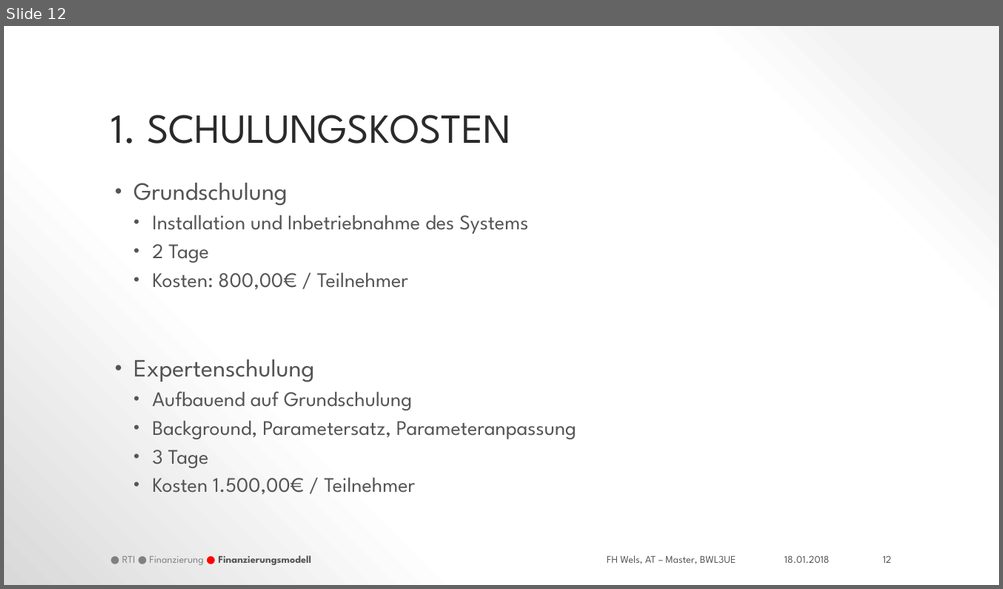
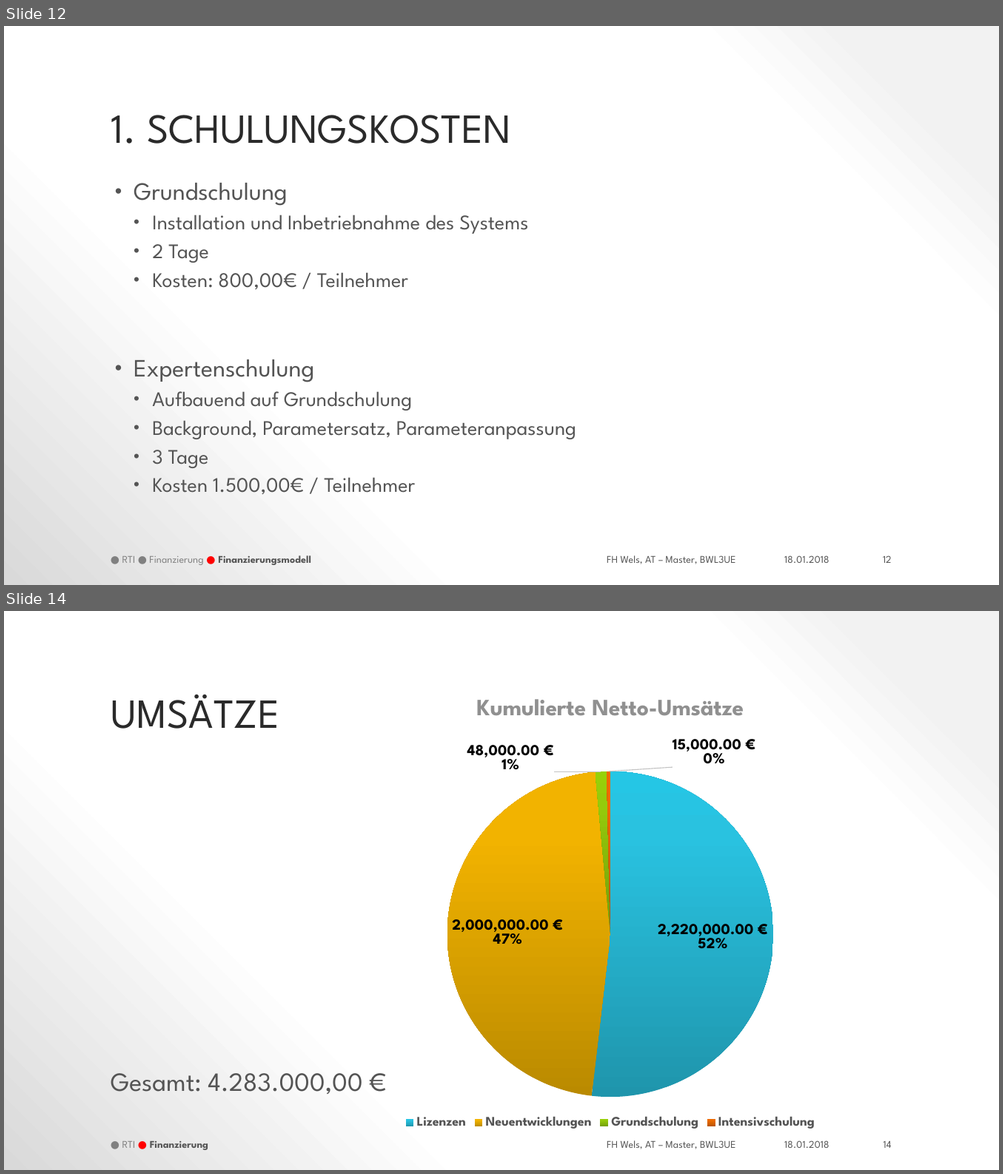
Before and after one commit to thunderbug1/BWL, a slide deck: Präsentation/RTI_Businessplan.pptx. Shown one above the other, each under a label of ours: slide 12 before the commit, slides 12 and 14 after it; the slides between them are not shown. The pictures are 1003x589 and 1003x1174 pixels, drawn with LibreOffice and Linux fonts; fonts in the diff are those of the drawing; background and template pictures are left out. Boxes give left, top, right and bottom in pixels: in the first picture for what was removed or moved away, otherwise in the second. Text is boxed around its words. In the diff, an @@ line names an element or a change of style, - is before the commit and + after.

```diff
--- a/Präsentation/RTI_Businessplan.pptx
+++ b/Präsentation/RTI_Businessplan.pptx
@@ slide 14 added at <box>4,611,999,1170</box>, background gradient #F2F2F2 to #FFFFFF to #D9D9D9; not listed: 1 template element that a slide beside it also shows @@
@@ title added at <box>111,695,280,729</box>, 37.8 pt, text #2A2A2A @@
+UMSÄTZE
@@ pie chart added at <box>222,680,999,1133</box> @@
+title "Kumulierte Netto-Umsätze"
+categories: Lizenzen, Neuentwicklungen, Grundschulung, Intensivschulung
+Kumulierte Netto-Umsätze: 2220000, 2000000, 48000, 15000
@@ text added at <box>111,1073,362,1094</box>, 24 pt, text #545454 @@
+Gesamt: 4.283.000,00 €
@@ text added at <box>122,1142,208,1150</box>, 9.4 pt, text #545454, bold @@
+● RTI ● Finanzierung
@@ text added at <box>784,1141,829,1148</box>, 9.4 pt, text #545454 @@
+18.01.2018
@@ page number added at <box>883,1142,891,1148</box>, 9.4 pt, text #545454 @@
+14
```
Also in this commit, not shown: 4 slides changed, 4 other slides added, 3 other files.
